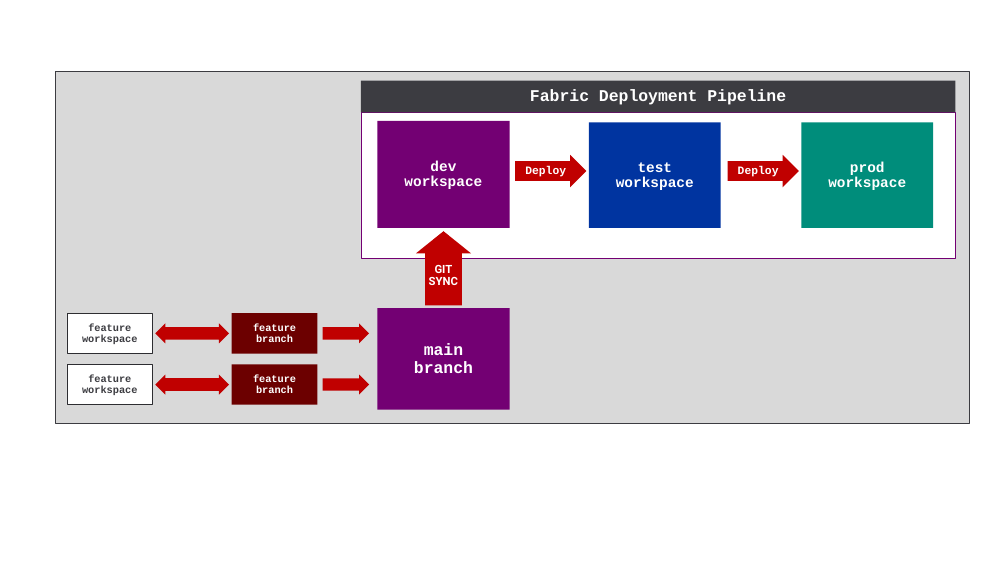
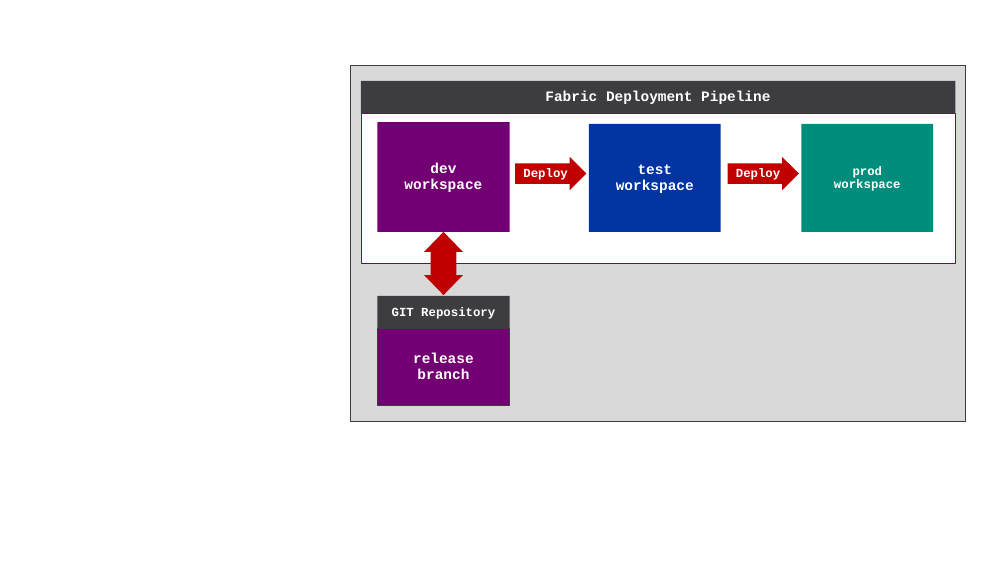
Before and after one commit to FabricDevCamp/fabric-cicd-whitepaper, a slide deck: slide 22 of Part 1 - Overview of Fabric CICD.pptx (slide 13 before the commit). Drawn at 1008x567 pixels with LibreOffice and Linux fonts; fonts in the diff are those of the drawing. Boxes give left, top, right and bottom in pixels: in the first picture for what was removed or moved away, otherwise in the second. Text is boxed around its words. In the diff, an @@ line names an element or a change of style, - is before the commit and + after.

```diff
--- a/Part 1 - Overview of Fabric CICD.pptx
+++ b/Part 1 - Overview of Fabric CICD.pptx
@@ rectangle: place and size @@
-rectangle at [56, 71, 969, 423]
+rectangle at [351, 65, 965, 420]
@@ rectangle "Fabric Deployment Pipeline" at [361, 81, 955, 113]: size 16 to 14 pt @@
@@ rectangle: place and size @@
-rectangle at [361, 113, 955, 259]
+rectangle at [361, 113, 955, 263]
@@ 3 rectangles: place and size @@
-3 rectangles at [377, 121, 933, 228]
+3 rectangles at [377, 122, 933, 232]
@@ rectangle "prod" at [801, 124, 933, 232]: size 14 to 12 pt @@
@@ right arrow "Deploy" at [515, 157, 586, 190]: size 11 to 12 pt @@
@@ right arrow "Deploy" at [728, 157, 799, 190]: size 11 to 12 pt @@
@@ up arrow removed at [416, 231, 471, 305] @@
-GIT
-SYNC
@@ left right arrow added at [424, 232, 463, 295], fill #C00000 @@
@@ rectangle added at [377, 296, 510, 328], fill #3C3C41, 12 pt, text #FFFFFF, bold @@
+GIT Repository
@@ rectangle "release": place and size @@
-rectangle "release" at [377, 308, 510, 410]
+rectangle "release" at [377, 328, 510, 405]
@@ rectangle "release" at [377, 328, 510, 405]: outline none to #3C3C41 1 pt @@
@@ text in rectangle at [413, 353, 474, 363]: text changed; size 16 to 14 pt @@
-main
+release
@@ group removed at [67, 314, 369, 405]: 4 rectangles, 2 right arrows, 2 left right arrows @@
-feature
-branch
-feature
-workspace
-feature
-branch
-feature
-workspace
@@ text in rectangle at [417, 368, 469, 379]: size 16 to 14 pt in "branch" @@
```
Also in this commit, not shown: 2 other slides changed, 13 slides added, 3 slides removed, 6 other files.
